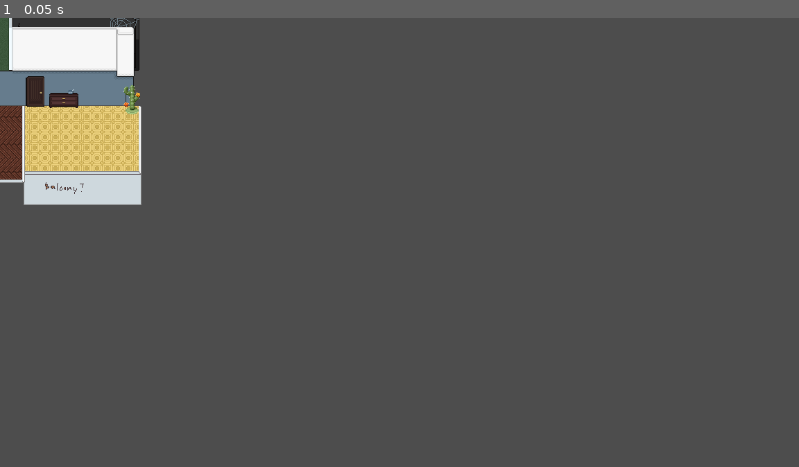
Above: before the commit, frame 1.
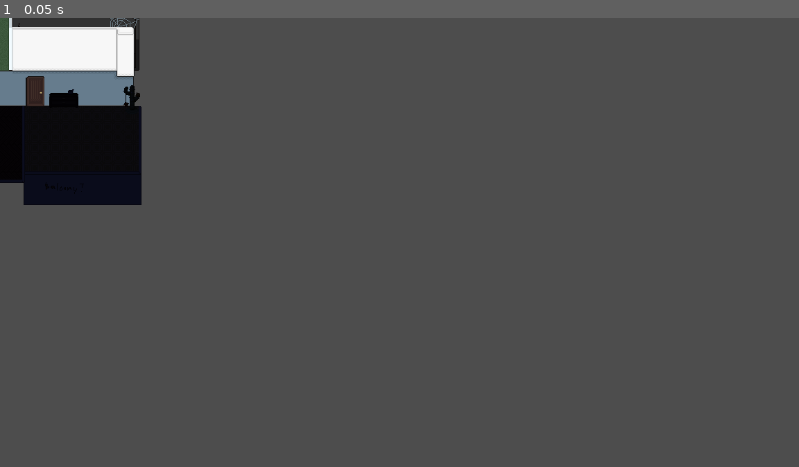
Above: after the commit, the same moment.

Repository: porkbrain/dont-count-the-sheep
Game: Godot game, scene res://assets/scenes/apartment.tscn
Two runs of this game, one before a commit and one after it. Both use one fixed random seed, a clock stepped at 60 frames per second and the inputs below. The project has no main scene, so this scene is started directly.
Inputs:
- Up to frame 1 (0.05 s): no input

The runs differ from the first frame. In frame 1, 3.9% of the frame differs, in the area x 0-18%, y 14-42%.

Commit message:
Simplified transition stack

Diff:
--- a/main_game/assets/scenes/apartment.tscn
+++ b/main_game/assets/scenes/apartment.tscn
@@ -437,6 +437,12 @@
 z_index = -2
 texture = ExtResource("2_l5qi7")
 
+[node name="WinnieMeditating" type="Sprite2D" parent="."]
+visible = false
+self_modulate = Color(1, 1, 1, 0.823529)
+position = Vector2(41, -84)
+texture = ExtResource("22_seqms")
+
 [node name="MeditationChair" type="Sprite2D" parent="."]
 z_index = -1
 position = Vector2(38, -84)
@@ -446,12 +452,6 @@
 metadata/zone = "MeditationZone"
 metadata/action = "StartMeditation"
 metadata/label = "Meditate"
-
-[node name="WinnieMeditating" type="Sprite2D" parent="MeditationChair"]
-visible = false
-self_modulate = Color(1, 1, 1, 0.823529)
-position = Vector2(3, 0)
-texture = ExtResource("22_seqms")
 
 [node name="Toilet" type="Sprite2D" parent="."]
 z_index = 2
@@ -557,21 +557,25 @@
 texture = ExtResource("17_je4lx")
 
 [node name="ExtraRoom" type="Sprite2D" parent="."]
+self_modulate = Color(0.0509804, 0.054902, 0.121569, 1)
 z_index = -4
 position = Vector2(0, 128)
 texture = ExtResource("18_yvoas")
 
 [node name="PolickaKocka" type="Sprite2D" parent="."]
+self_modulate = Color(0.0509804, 0.054902, 0.121569, 1)
 position = Vector2(93, 119)
 texture = ExtResource("19_u2nxq")
 
+[node name="Can" type="Sprite2D" parent="PolickaKocka"]
+self_modulate = Color(0.0509804, 0.054902, 0.121569, 1)
+position = Vector2(9, -12)
+texture = ExtResource("21_4e0f2")
+
 [node name="Skrabadlo" type="Sprite2D" parent="."]
+self_modulate = Color(0.0509804, 0.054902, 0.121569, 1)
 position = Vector2(190, 118)
 texture = ExtResource("20_v30ey")
-
-[node name="Can" type="Sprite2D" parent="."]
-position = Vector2(102, 107)
-texture = ExtResource("21_4e0f2")
 
 [node name="WinnieSleeping" type="Sprite2D" parent="."]
 visible = false
Not shown, changed: common/top_down/src/actor.rs
Not shown, changed: main_game_lib/src/cutscene.rs
Not shown, changed: main_game_lib/src/lib.rs
Not shown, changed: main_game_lib/src/state.rs
Not shown, changed: scenes/apartment/src/actor/cutscenes.rs
Not shown, changed: scenes/apartment/src/actor/player.rs
Not shown, changed: scenes/apartment/src/lib.rs
Not shown, changed: scenes/downtown/src/actor.rs
Not shown, changed: scenes/downtown/src/lib.rs
Not shown, changed: scenes/meditation/src/lib.rs
Not shown, changed: scenes/meditation/src/ui/menu.rs
